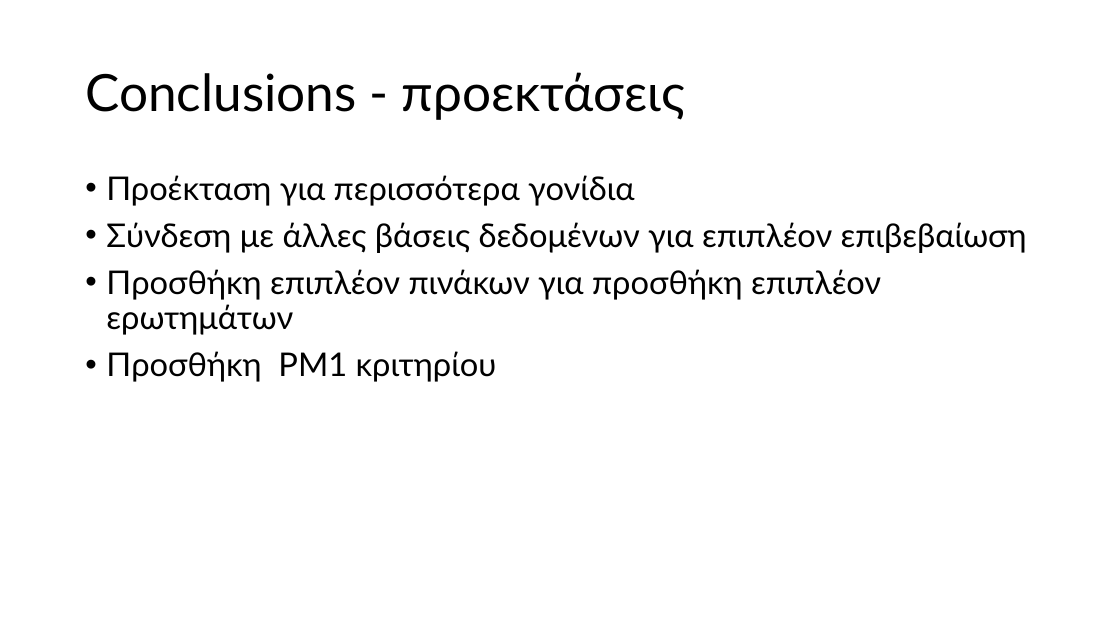
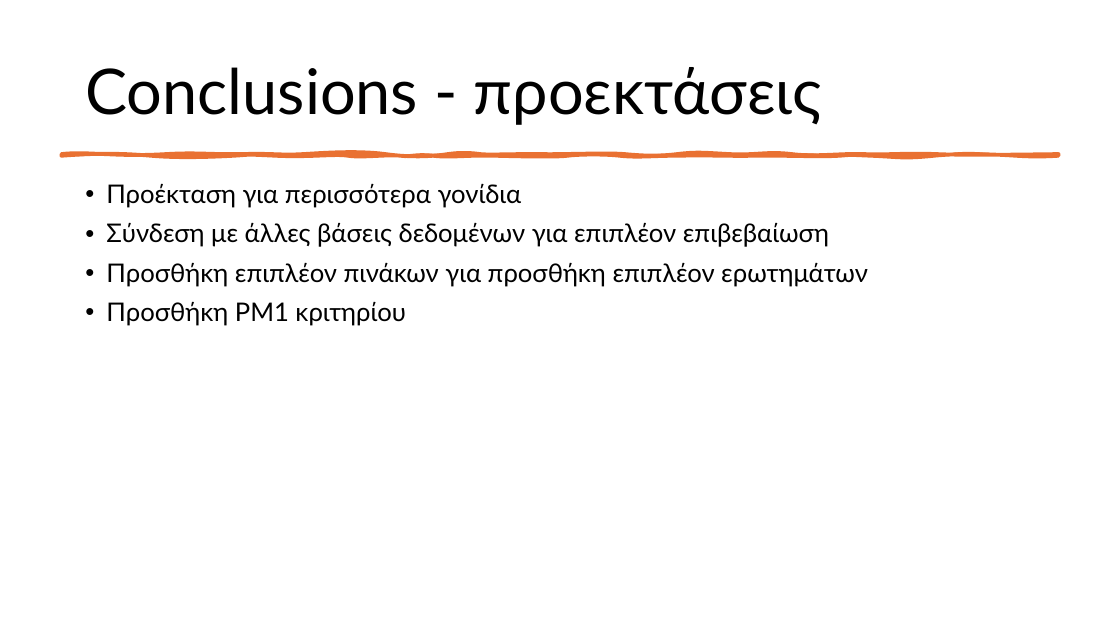
Before and after one commit to iliaanaa/genekor, a slide deck: slide 9 of genekor.pptx (slide 7 before the commit). Drawn at 1120x630 pixels with LibreOffice and Linux fonts; fonts in the diff are those of the drawing. Boxes give left, top, right and bottom in pixels: in the first picture for what was removed or moved away, otherwise in the second. Text is boxed around its words. In the diff, an @@ line names an element or a change of style, - is before the commit and + after.

```diff
--- a/genekor.pptx
+++ b/genekor.pptx
@@ title "Conclusions - προεκτάσεις" at (85, 67, 822, 125): size 44 to 54 pt @@
@@ freeform shape added at (61, 154, 1059, 155), fill #E97132, outline #E97132 3.25 pt @@
@@ text "Προέκταση για περισσότερα γονίδια": place and size @@
-text "Προέκταση για περισσότερα γονίδια" at (106, 175, 1027, 382)
+text "Προέκταση για περισσότερα γονίδια" at (106, 184, 868, 326)
@@ text "Προέκταση για περισσότερα γονίδια" at (106, 184, 868, 326): size 28 to 22 pt @@
```
Also in this commit, not shown: 2 other slides changed, 3 slides added, 1 slide removed.
